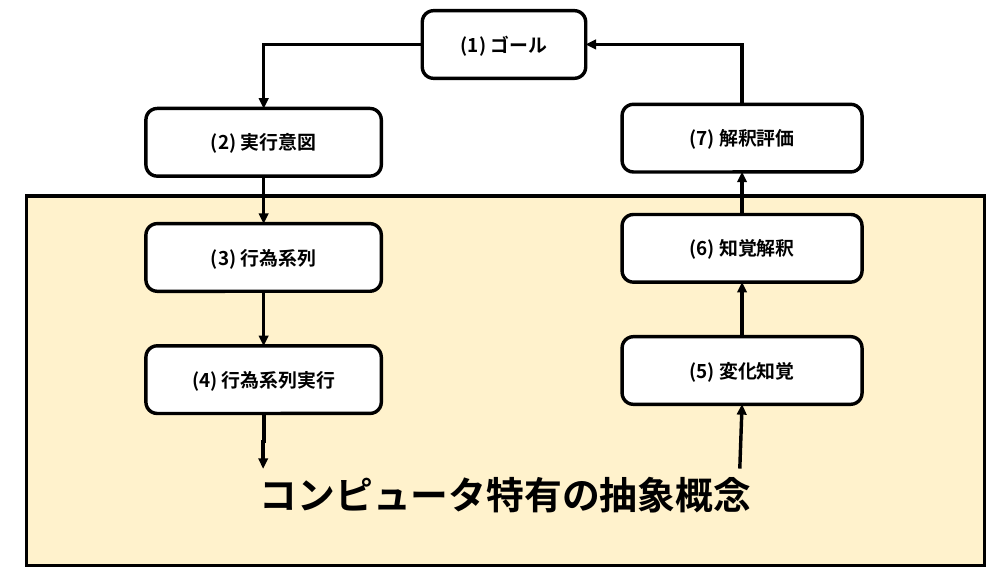
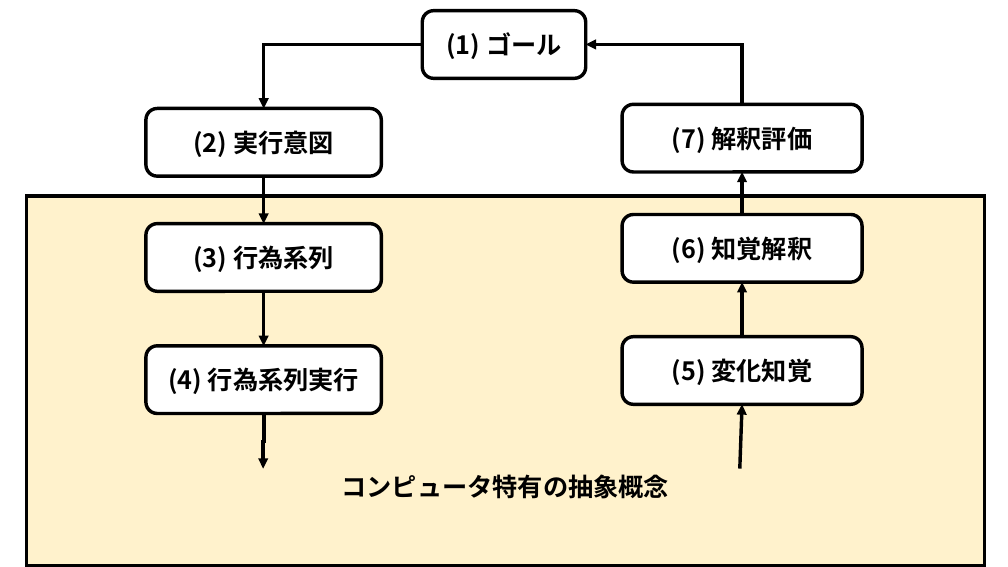
Before and after one commit to satoyoshiharu/docs, a slide deck: slide 2 of seven_steps_of_action.pptx. Drawn at 1008x567 pixels with LibreOffice and Linux fonts; fonts in the diff are those of the drawing. Boxes give left, top, right and bottom in pixels: in the first picture for what was removed or moved away, otherwise in the second. Text is boxed around its words. In the diff, an @@ line names an element or a change of style, - is before the commit and + after.

```diff
--- a/seven_steps_of_action.pptx
+++ b/seven_steps_of_action.pptx
@@ rectangle "コンピュータ特有の抽象概念" at box(26, 196, 985, 566): size 36 to 24 pt @@
@@ size 18 to 24 pt in 7 elements at box(423, 11, 586, 79), box(146, 108, 381, 176), box(146, 224, 381, 292), box(146, 346, 381, 414), box(622, 104, 862, 172), box(622, 215, 862, 283), box(622, 337, 862, 405) @@
```
Also in this commit, not shown: 2 other slides changed.
